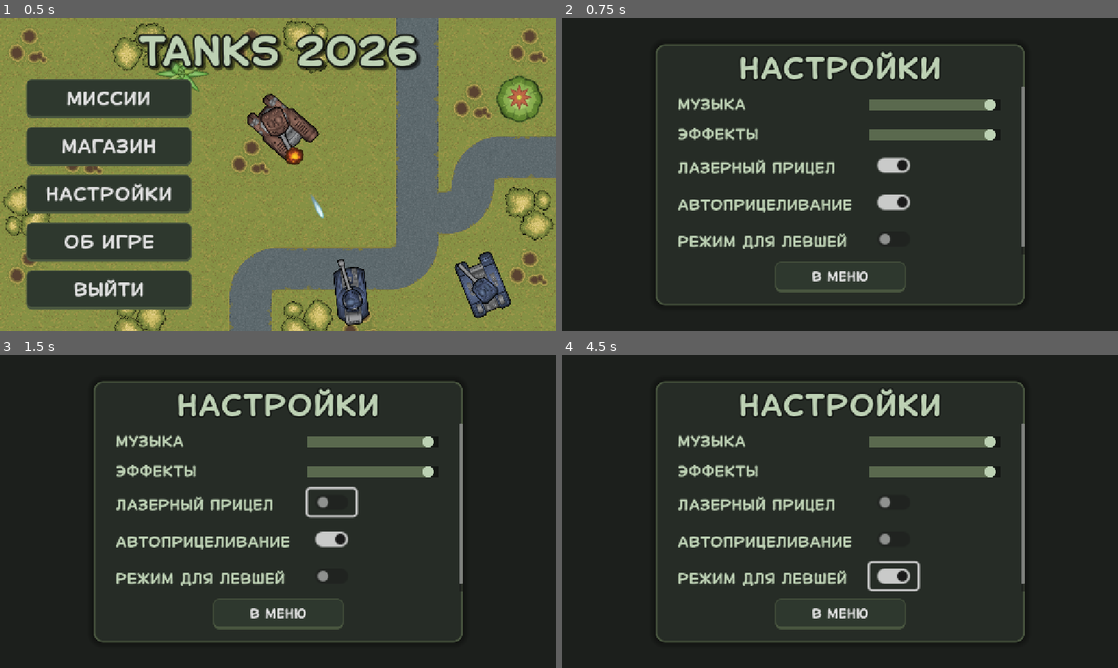
Above: before the commit, frames 1-4 (two rows, left to right).
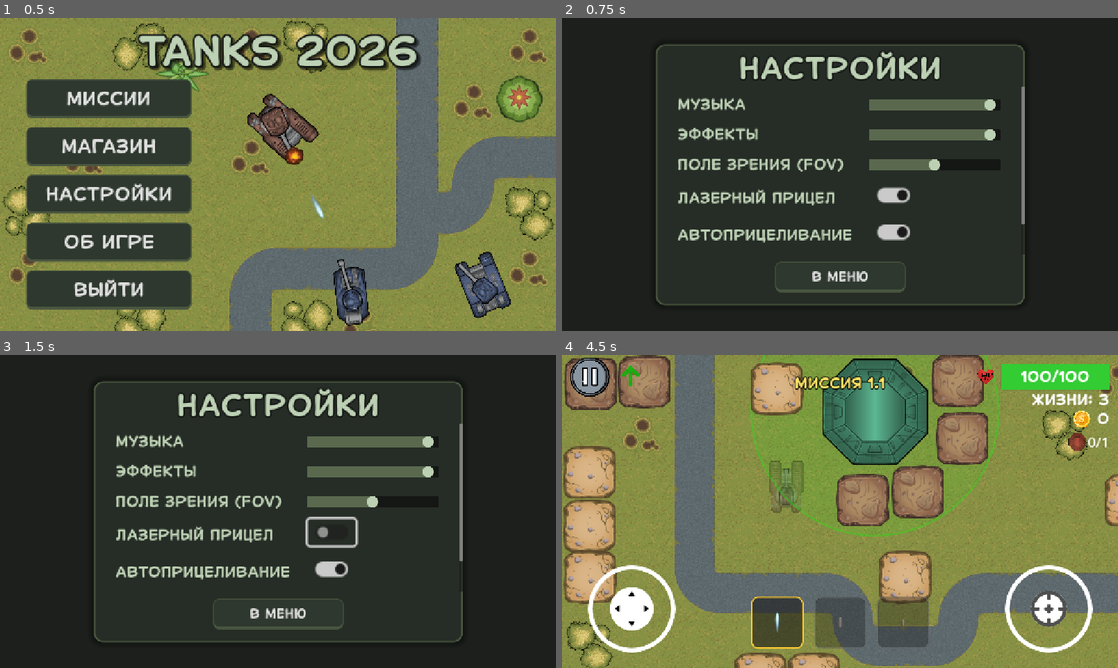
Above: after the commit, the same moments.

Repository: top-it-090304/Selyavi
Game: Godot game, scene res://scenes/MenuScenes/Menu.tscn
Same seed, same stepped clock (60 frames per second), same inputs: the game is played once before the commit and once after it. Sound files missing from this copy of the repository are replaced by a short silence.
Inputs (mouse positions are in pixels of both pictures, inside the frame that each line leads up to; where the layout moved, square brackets give the same spot in the first picture):
- Up to frame 1 (0.5 s): no input
- Up to frame 2 (0.75 s): click "НАСТРОЙКИ" at 0.5 s
- Up to frame 3 (1.5 s): click (333, 530) [333, 502] at 1.25 s
- Up to frame 4 (4.5 s): click (895, 567) [895, 539] at 2 s; click (895, 605) [895, 574] at 2.75 s; click (673, 436) at 3.5 s, where only the run after the commit has a clickable "Миссии"; click (712, 436) at 4.25 s, where only the run after the commit has a clickable "1.1"

Frame 1 is identical in both runs. In frame 2, 4.4% of the frame differs, in the area x 20-84%, y 44-74%; in frame 3, 4.7%; in frame 4, 98%, in the area x 0-100%, y 0-100%.

Commit message:
add Fov and bug fix

Diff:
--- a/scenes/MenuScenes/Settings.tscn
+++ b/scenes/MenuScenes/Settings.tscn
@@ -208,6 +208,24 @@
 step = 0.05
 value = 0.5
 
+[node name="FovLabel" type="Label" parent="CenterContainer/MainPanel/VBoxContainer/ScrollContainer/MarginContainer/GridContainer"]
+layout_mode = 2
+text = "Поле зрения (FOV)"
+label_settings = SubResource("LabelSettings_label")
+
+[node name="HSlider_CameraFov" type="HSlider" parent="CenterContainer/MainPanel/VBoxContainer/ScrollContainer/MarginContainer/GridContainer"]
+layout_mode = 2
+size_flags_horizontal = 3
+size_flags_vertical = 4
+focus_mode = 0
+theme_override_icons/grabber = SubResource("GradientTexture2D_grabber")
+theme_override_icons/grabber_highlight = SubResource("GradientTexture2D_grabber")
+theme_override_styles/slider = SubResource("StyleBoxLine_slider_bg")
+theme_override_styles/grabber_area = SubResource("StyleBoxLine_slider_area")
+max_value = 100.0
+step = 5.0
+value = 50.0
+
 [node name="ScopeLabel" type="Label" parent="CenterContainer/MainPanel/VBoxContainer/ScrollContainer/MarginContainer/GridContainer"]
 layout_mode = 2
 text = "Лазерный прицел"
--- a/scripts/Base.gd
+++ b/scripts/Base.gd
@@ -22,6 +22,7 @@
 @export var _spawn_interval: float = 6.0
 var _time_since_last_check: float = 0.0
 var _spawn_radius: float = 60.0
+var _is_destroying: bool = false
 
 # Бонусы "Домашней области"
 @export var _damage_bonus: float = 1.3  # +30% урона
@@ -121,6 +122,8 @@
 	_base_body.add_child(cs)
 
 func _on_bullet_entered(area):
+	if _is_destroying:
+		return
 	if area.has_method("is_player"):
 		var is_player_bullet = area.is_player()
 		if (is_player_bullet and type_base == TypeBase.ENEMY) or (not is_player_bullet and type_base == TypeBase.PLAYER):
@@ -179,7 +182,36 @@
 	_destroy()
 
 func _destroy():
+	if _is_destroying:
+		return
+	_is_destroying = true
 	base_state.emit(type_base)
+
+	if is_instance_valid(_spawn_timer):
+		_spawn_timer.stop()
+	if is_instance_valid(_heal_timer):
+		_heal_timer.stop()
+
+	monitoring = false
+	monitorable = false
+	if _base_body:
+		_base_body.set_deferred("collision_layer", 0)
+		_base_body.set_deferred("collision_mask", 0)
+
+	var sprite = get_node_or_null("Sprite2D")
+	if sprite == null:
+		queue_free()
+		return
+
+	var tw = create_tween()
+	tw.set_trans(Tween.TRANS_QUAD)
+	tw.set_ease(Tween.EASE_IN)
+	tw.tween_property(sprite, "modulate", Color(2.2, 0.45, 0.15, 1.0), 0.1)
+	tw.set_parallel(true)
+	tw.tween_property(sprite, "modulate", Color(0.12, 0.12, 0.12, 0.0), 0.55)
+	tw.tween_property(sprite, "scale", Vector2.ZERO, 0.55)
+	tw.tween_property(sprite, "rotation", sprite.rotation + PI * 0.65, 0.55)
+	await tw.finished
 	queue_free()
 
 func _spawn_enemy():
--- a/scripts/GameManager.gd
+++ b/scripts/GameManager.gd
@@ -25,3 +25,11 @@
 
 func _on_settings_update():
 	on_visual_scope_updated.emit(is_scope_currently_enabled())
+
+## 0 = узкий обзор (сильный зум), 100 = широкий. Значение сохраняется в настройках как «FOV».
+func get_camera_zoom_from_settings() -> float:
+	var p = 50.0
+	if SaveManager != null:
+		p = float(SaveManager.get_setting("game", "camera_fov", 50.0))
+	var t = clampf(p / 100.0, 0.0, 1.0)
+	return lerpf(1.22, 0.68, t)
--- a/scripts/MenuScripts/Settings.gd
+++ b/scripts/MenuScripts/Settings.gd
@@ -5,6 +5,7 @@
 var _scope_toggler: CheckButton
 var _aim_assist_toggler: CheckButton
 var _left_hand_toggler: CheckButton
+var _fov_slider: HSlider
 var _music_label: Label
 var _sound_label: Label
 var _return_button: Button
@@ -17,6 +18,7 @@
 	_scope_toggler = find_child("CheckButton", true)
 	_aim_assist_toggler = find_child("CheckButton_AimAssist", true)
 	_left_hand_toggler = find_child("CheckButton_LeftHand", true)
+	_fov_slider = find_child("HSlider_CameraFov", true, false)
 	_music_label = find_child("MusicLabel", true)
 	_sound_label = find_child("SfxLabel", true)
 	_return_button = find_child("Return_Button", true)
@@ -44,6 +46,10 @@
 	if _left_hand_toggler != null:
 		if not _left_hand_toggler.toggled.is_connected(_on_left_hand_toggled):
 			_left_hand_toggler.toggled.connect(_on_left_hand_toggled)
+
+	if _fov_slider != null:
+		if not _fov_slider.value_changed.is_connected(_on_fov_slider_changed):
+			_fov_slider.value_changed.connect(_on_fov_slider_changed)
 
 func _setup_sfx_preview():
 	_sfx_preview_timer = Timer.new()
@@ -82,6 +88,9 @@
 	if _left_hand_toggler != null:
 		_left_hand_toggler.button_pressed = SaveManager.get_setting("game", "lefty_mode", false)
 
+	if _fov_slider != null:
+		_fov_slider.value = float(SaveManager.get_setting("game", "camera_fov", 50.0))
+
 func _update_return_button_text():
 	if _return_button == null: return
 
@@ -116,6 +125,10 @@
 	if SaveManager != null:
 		SaveManager.set_setting("game", "lefty_mode", button_pressed)
 
+func _on_fov_slider_changed(value: float):
+	if SaveManager != null:
+		SaveManager.set_setting("game", "camera_fov", value)
+
 func _on_Return_Button_pressed():
 	if GameManager.has_meta("from_scene"):
 		var last_scene = GameManager.get_meta("from_scene")
--- a/scripts/SaveManager.gd
+++ b/scripts/SaveManager.gd
@@ -25,7 +25,8 @@
 	"game": {
 		"scope_enabled": true,
 		"aim_assist": true,
-		"lefty_mode": false
+		"lefty_mode": false,
+		"camera_fov": 50.0
 	}
 }
 
@@ -49,6 +50,7 @@
 		settings_data["game"]["scope_enabled"] = config.get_value("game", "scope_enabled", true)
 		settings_data["game"]["aim_assist"] = config.get_value("game", "aim_assist", true)
 		settings_data["game"]["lefty_mode"] = config.get_value("game", "lefty_mode", false)
+		settings_data["game"]["camera_fov"] = config.get_value("game", "camera_fov", 50.0)
 	settings_changed.emit()
 
 func save_settings():
@@ -58,6 +60,7 @@
 	config.set_value("game", "scope_enabled", settings_data["game"]["scope_enabled"])
 	config.set_value("game", "aim_assist", settings_data["game"]["aim_assist"])
 	config.set_value("game", "lefty_mode", settings_data["game"]["lefty_mode"])
+	config.set_value("game", "camera_fov", settings_data["game"]["camera_fov"])
 	config.save(SETTINGS_FILE)
 
 func get_setting(section: String, key: String, default):
--- a/scripts/Tank/Boss.gd
+++ b/scripts/Tank/Boss.gd
@@ -4,7 +4,7 @@
 var _enemy_scene: PackedScene
 var _hp_bar: ProgressBar
 var _spawn_attempts: int = 0
-var _max_spawn_attempts: int = 10
+var _max_spawn_attempts: int = 28
 
 func _ready():
 	_type_enemy = TypeEnemy.BOSS
@@ -57,12 +57,41 @@
 	if _hp_bar:
 		_hp_bar.value = _hp
 
+const MINION_SEPARATION: float = 72.0
+
 func _is_valid_spawn_position(pos: Vector2) -> bool:
 	var space_state = get_world_2d().direct_space_state
 	var query = PhysicsRayQueryParameters2D.create(global_position, pos)
 	query.exclude = [self]
 	var result = space_state.intersect_ray(query)
-	return result.is_empty()
+	if not result.is_empty():
+		return false
+	if not _is_clear_of_other_units(pos):
+		return false
+	return true
+
+func _is_clear_of_other_units(pos: Vector2) -> bool:
+	for node in get_tree().get_nodes_in_group("enemies"):
+		if not is_instance_valid(node) or node == self:
+			continue
+		if node.is_queued_for_deletion():
+			continue
+		if node.global_position.distance_squared_to(pos) < MINION_SEPARATION * MINION_SEPARATION:
+			return false
+
+	var space_state = get_world_2d().direct_space_state
+	var shape = CircleShape2D.new()
+	shape.radius = 40.0
+	var shape_query = PhysicsShapeQueryParameters2D.new()
+	shape_query.set_shape(shape)
+	shape_query.transform = Transform2D(0, pos)
+	shape_query.exclude = [self]
+	var hits = space_state.intersect_shape(shape_query)
+	for hit in hits:
+		var c = hit.collider
+		if c is TileMap or c is StaticBody2D or c is CharacterBody2D:
+			return false
+	return true
 
 func _get_valid_spawn_position() -> Vector2:
 	var distance = randf_range(250, 400)
@@ -73,6 +102,7 @@
 	_spawn_attempts = 0
 	while not _is_valid_spawn_position(candidate) and _spawn_attempts < _max_spawn_attempts:
 		angle = randf_range(0, TAU)
+		distance = randf_range(220, 420)
 		offset = Vector2(cos(angle), sin(angle)) * distance
 		candidate = global_position + offset
 		_spawn_attempts += 1
--- a/scripts/Tank/Player.gd
+++ b/scripts/Tank/Player.gd
@@ -47,6 +47,11 @@
 		if not GameManager.on_visual_scope_updated.is_connected(_toggle_scope):
 			GameManager.on_visual_scope_updated.connect(_toggle_scope)
 		is_scope_on = GameManager.is_scope_currently_enabled()
+
+	if SaveManager != null:
+		if not SaveManager.settings_changed.is_connected(_apply_camera_fov):
+			SaveManager.settings_changed.connect(_apply_camera_fov)
+	call_deferred("_apply_camera_fov")
 
 func _connect_hud_controls():
 	var hud = get_tree().get_first_node_in_group("hud")
@@ -327,12 +332,24 @@
 	if _body: _body.texture = load("res://assets/future_tanks/PNG/Hulls_" + color_f + "/" + b_name + ".png")
 	if _gun: _gun.texture = load("res://assets/future_tanks/PNG/Weapon_" + color_f + "/" + g_name + ".png")
 
-	var body_offsets = [-15, -20, -15, -5, -10]
-	if _gun: _gun.position = Vector2(0, body_offsets[_type_body])
+	# Крепление к корпусу: как у Enemy — offset.y = -position.y, иначе спрайт «уезжает» по Y.
+	var gun_mount_y := [40.0, 42.0, 40.0, 36.0, 38.0]
+	if _gun:
+		var my: float = gun_mount_y[_type_body]
+		_gun.position = Vector2(0, my)
+		_gun.offset = Vector2(0, -my)
 
 func take_heal(amount: int):
 	_hp = min(_hp + amount, _max_hp)
 	health_changed.emit(_hp, _max_hp)
+	_update_damage_visuals()
+
+func _apply_camera_fov():
+	var cam = get_node_or_null("Camera2D") as Camera2D
+	if cam == null or GameManager == null:
+		return
+	var z = GameManager.get_camera_zoom_from_settings()
+	cam.zoom = Vector2(z, z)
 
 func _draw():
 	if is_scope_on and _aim != null and _aim.get_is_joystick_active():
--- a/scripts/Tank/Tank.gd
+++ b/scripts/Tank/Tank.gd
@@ -91,11 +91,6 @@
 	if _max_hp <= 0: return
 	var health_percent = float(_hp) / float(_max_hp)
 
-	var tween = create_tween()
-	if _body:
-		tween.tween_property(_body, "modulate", Color(5, 5, 5), 0.05)
-		tween.tween_property(_body, "modulate", Color(1, 1, 1), 0.05)
-
 	if health_percent <= 0.5:
 		_smoke_particles.emitting = true
 		if health_percent <= 0.25:
